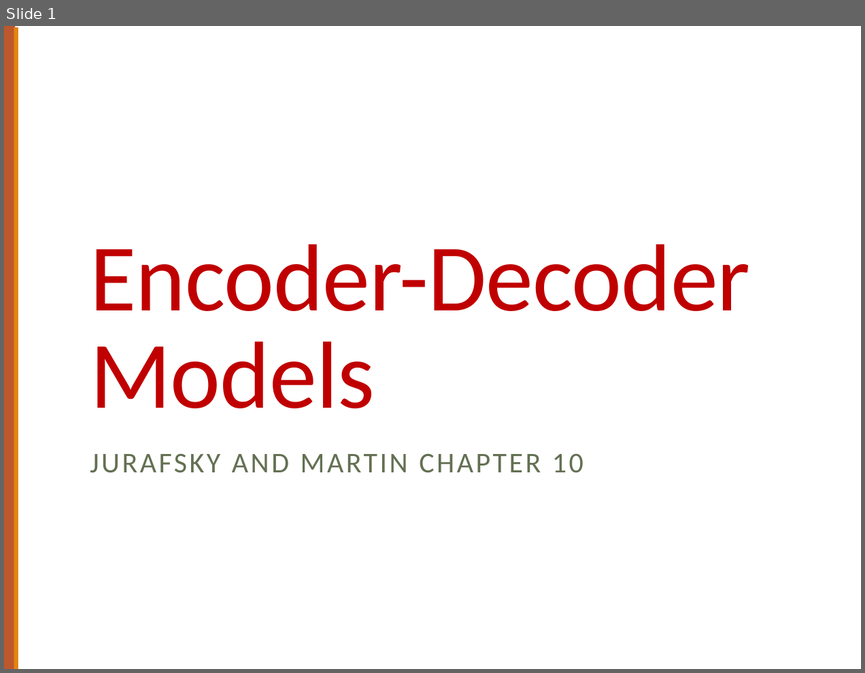
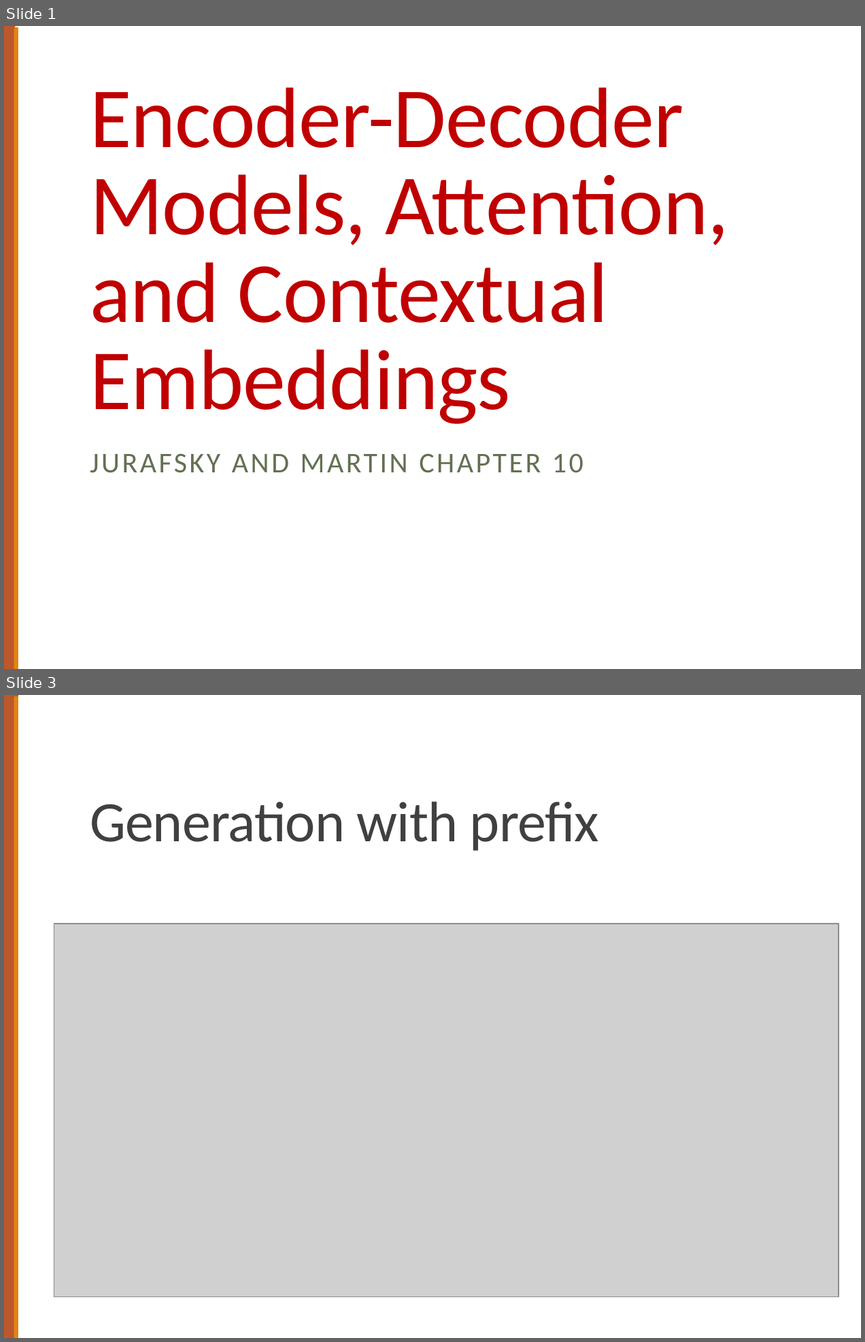
Before and after one commit to computational-linguistics-class/computational-linguistics-class.github.io, a slide deck: slides/18-encoder-decoder-models.pptx. Shown one above the other, each under a label of ours: slide 1 before the commit, slides 1 and 3 after it; the slides between them are not shown. The pictures are 865x673 and 865x1342 pixels, drawn with LibreOffice and Linux fonts; fonts in the diff are those of the drawing; grey boxes stand for pictures. Boxes give left, top, right and bottom in pixels: in the first picture for what was removed or moved away, otherwise in the second. Text is boxed around its words. In the diff, an @@ line names an element or a change of style, - is before the commit and + after.

Commit message:
Update slides for encoder-decoder models

```diff
--- a/slides/18-encoder-decoder-models.pptx
+++ b/slides/18-encoder-decoder-models.pptx
@@ slide 3 added at box(4, 695, 861, 1338), background #FFFFFF; not listed: 1 template element that a slide beside it also shows @@
@@ rectangle added at box(4, 695, 18, 1337), fill #BD582C @@
@@ title added at box(90, 801, 599, 851), 48 pt, text #404040 @@
+Generation with prefix
@@ picture added at box(54, 923, 838, 1297) @@
@@ slide 1 changed as well @@
@@ title at box(90, 87, 729, 424): text changed; size 80 to 72 pt @@
-Encoder-Decoder Models
+Encoder-Decoder Models, Attention,
+and Contextual Embeddings
```
Also in this commit, not shown: 11 other slides added.
